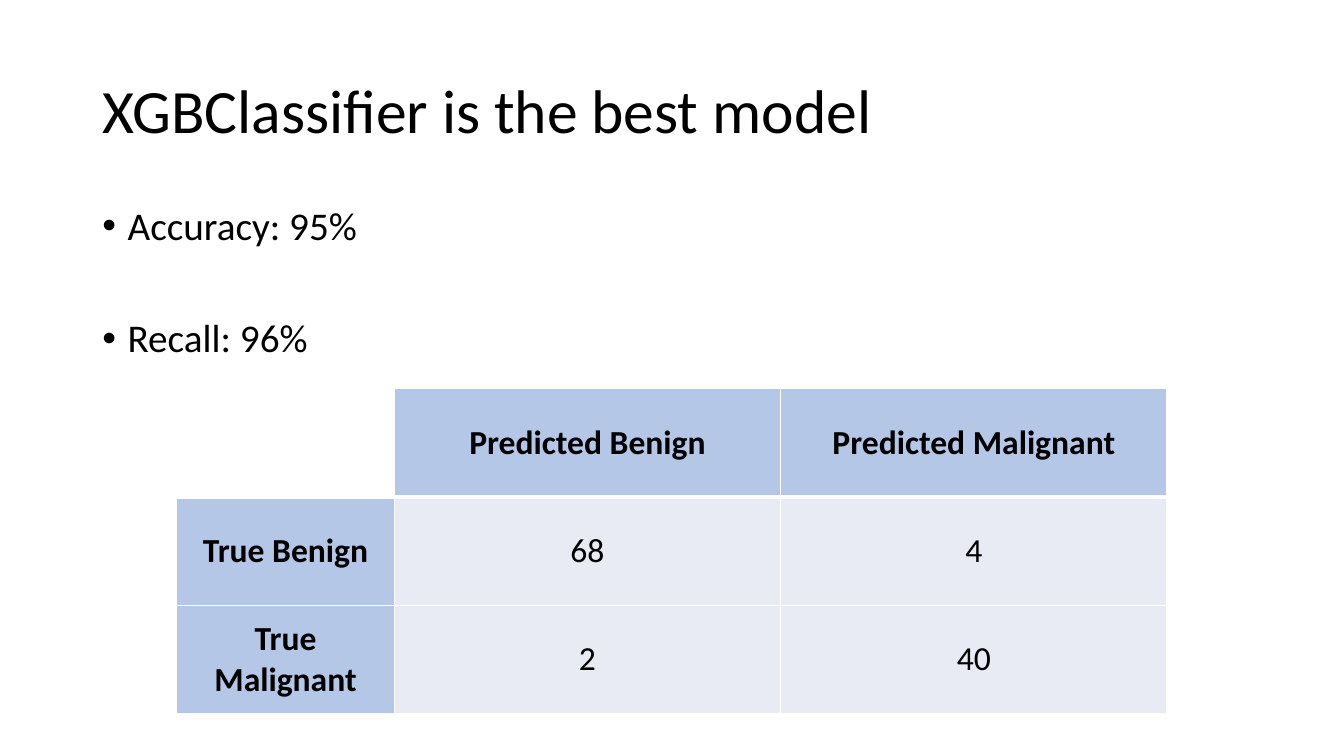
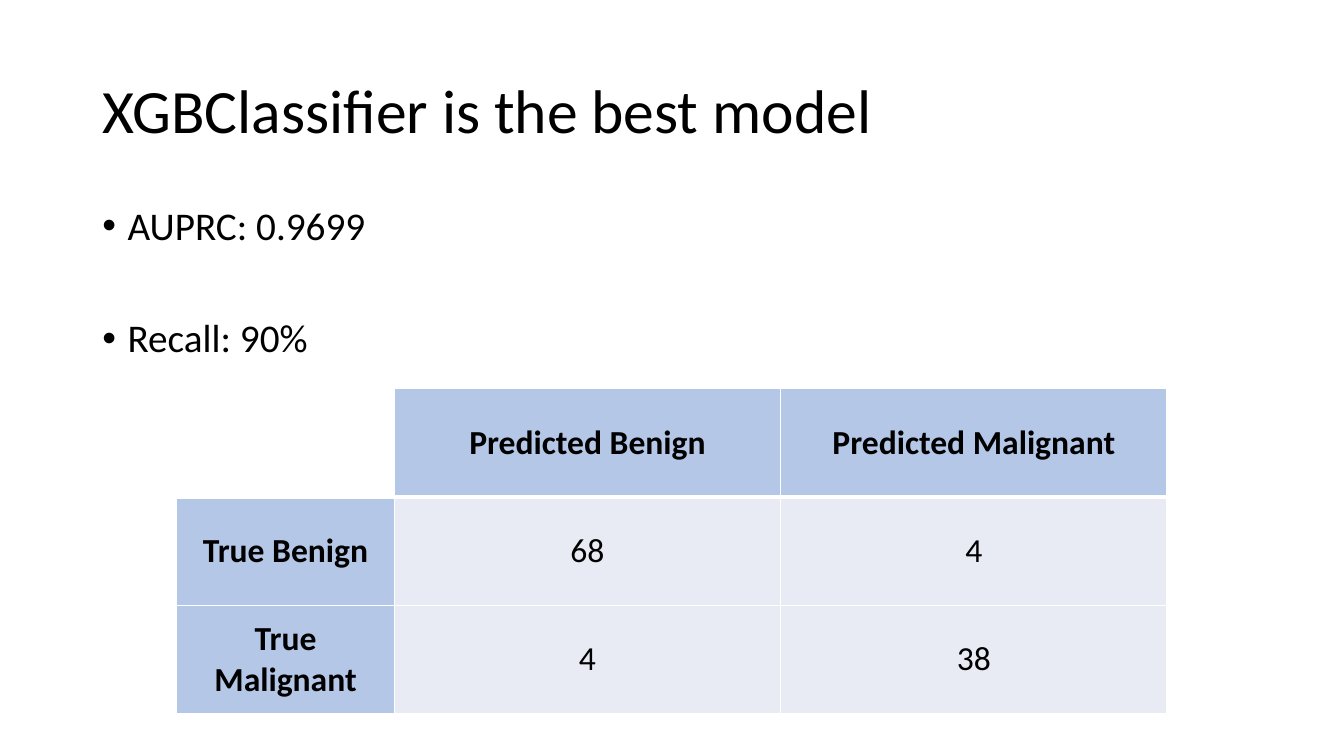
Before and after one commit to rhkhoo/Breast_Cancer_Diagnosis, a slide deck: slide 7 of Predicting Breast Cancer Diagnosis.pptx. Drawn at 1344x756 pixels with LibreOffice and Linux fonts; fonts in the diff are those of the drawing. Boxes give left, top, right and bottom in pixels: in the first picture for what was removed or moved away, otherwise in the second. Text is boxed around its words. In the diff, an @@ line names an element or a change of style, - is before the commit and + after.

Commit message:
Updated metrics to include precision-recall score

```diff
--- a/Predicting Breast Cancer Diagnosis.pptx
+++ b/Predicting Breast Cancer Diagnosis.pptx
@@ text at bbox=[128, 213, 365, 353]: text changed @@
-• Accuracy: 95%
-• Recall: 96%
+• AUPRC: 0.9699
+• Recall: 90%
@@ table at bbox=[176, 388, 1167, 713] @@
-row 3, column 2: 2
+row 3, column 2: 4
-row 3, column 3: 40
+row 3, column 3: 38
```
Also in this commit, not shown: 4 other slides changed, 7 other files.
